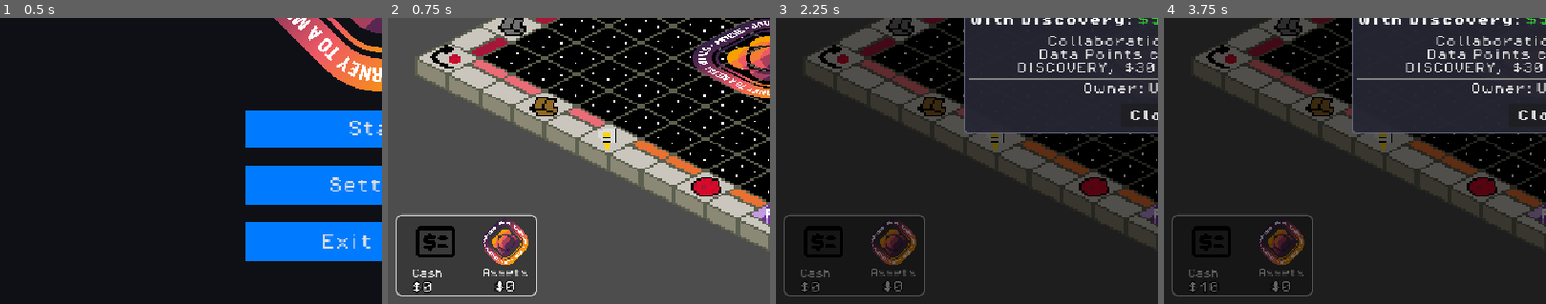
Above: before the commit, frames 1-4 (left to right).
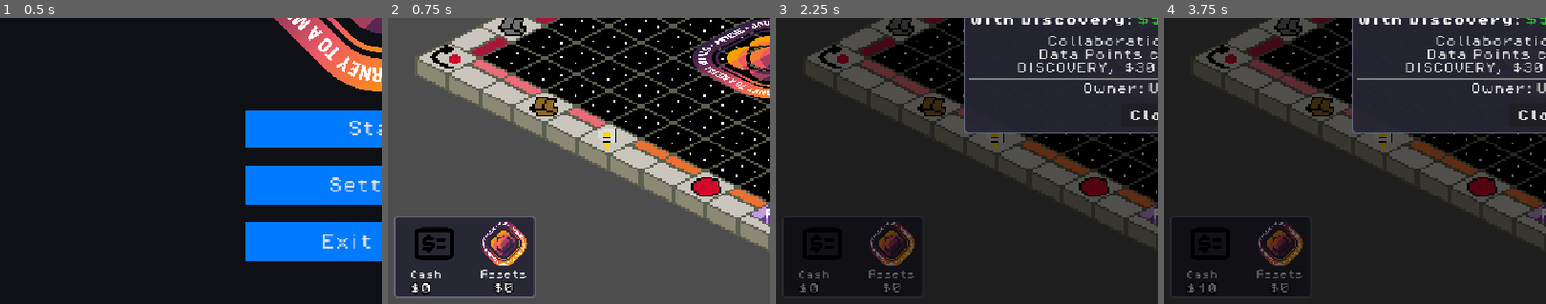
Above: after the commit, the same moments.

Repository: MissionToPsyche-Platinum/platinum_24d_game_psycheopoly-psb
Game: Godot game, scene res://scenes/StartMenu.tscn
Two runs of this game, one before a commit and one after it. Both use one fixed random seed, a clock stepped at 60 frames per second and the inputs below.
Inputs (mouse positions are % of the whole screen's width and height, from its top left):
- Up to frame 1 (0.5 s): no input
- Up to frame 2 (0.75 s): click "Start" at 0.5 s
- Up to frame 3 (2.25 s): click "Roll" at 1.25 s; click "Details" at 2 s
- Up to frame 4 (3.75 s): click "Purchase" at 2.75 s; tap Enter at 3.5 s; move the mouse to (72, 45) at 3.52 s; hold Right from 3.53 s (still down); tap C at 3.6 s; click (72, 45) at 3.67 s
The pictures show only the part of the screen within x 0-50%, y 50-100%; the shares and areas given below are measured in that part.

Frame 1 is identical in both runs. In frame 2, 3.2% of the frame differs, in the area x 1-39%, y 68-98%; in frame 3, 1.6%; in frame 4, 1.6%.

Commit message:
fix: updated Money HUD styling to match the rest of the components

Diff:
--- a/scenes/MoneyHUD.tscn
+++ b/scenes/MoneyHUD.tscn
@@ -5,16 +5,16 @@
 [ext_resource type="Texture2D" uid="uid://bdbtglxjaliah" path="res://assets/images/sprites/psyche_logo.png" id="2_6hkma"]
 
 [sub_resource type="StyleBoxFlat" id="StyleBoxFlat_k0qt1"]
-bg_color = Color(0.06666667, 0.06666667, 0.06666667, 0.33333334)
+bg_color = Color(0.15, 0.15, 0.2, 0.95)
 border_width_left = 2
 border_width_top = 2
 border_width_right = 2
 border_width_bottom = 2
-border_color = Color(0.827451, 0.827451, 0.827451, 1)
-corner_radius_top_left = 8
-corner_radius_top_right = 8
-corner_radius_bottom_right = 8
-corner_radius_bottom_left = 8
+border_color = Color(0.4, 0.4, 0.5, 1)
+corner_radius_top_left = 4
+corner_radius_top_right = 4
+corner_radius_bottom_right = 4
+corner_radius_bottom_left = 4
 
 [node name="HUDRoot" type="Control"]
 layout_mode = 3
@@ -30,10 +30,10 @@
 anchors_preset = 2
 anchor_top = 1.0
 anchor_bottom = 1.0
-offset_left = 10.0
-offset_top = -120.0
-offset_right = 200.0
-offset_bottom = -10.0
+offset_left = 8.0
+offset_top = -118.0
+offset_right = 198.0
+offset_bottom = -8.0
 grow_vertical = 0
 theme_override_styles/panel = SubResource("StyleBoxFlat_k0qt1")
 
